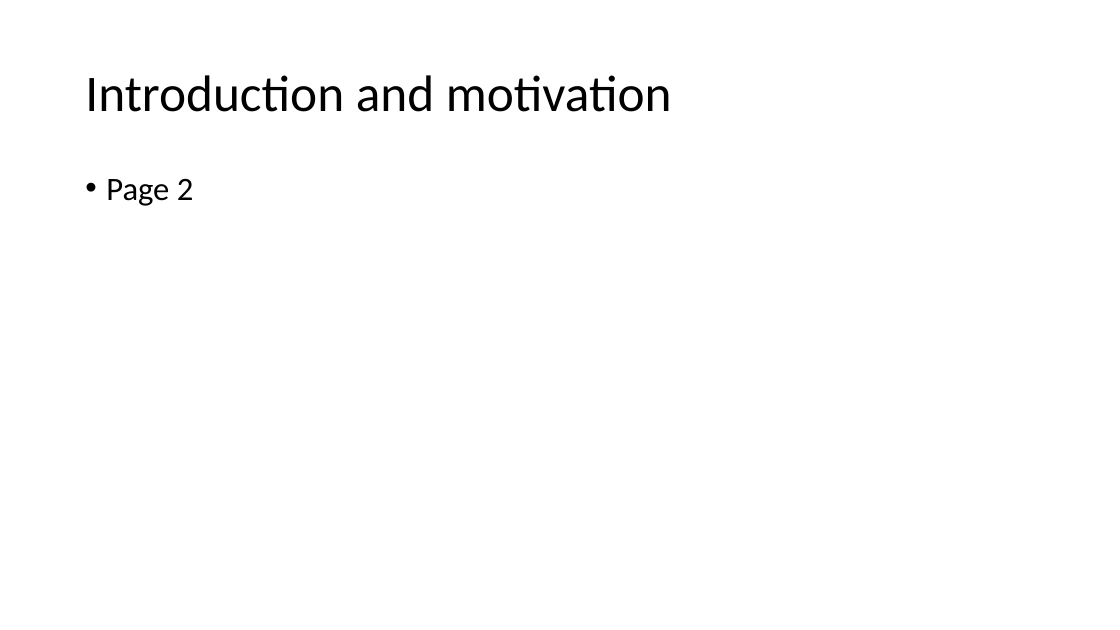
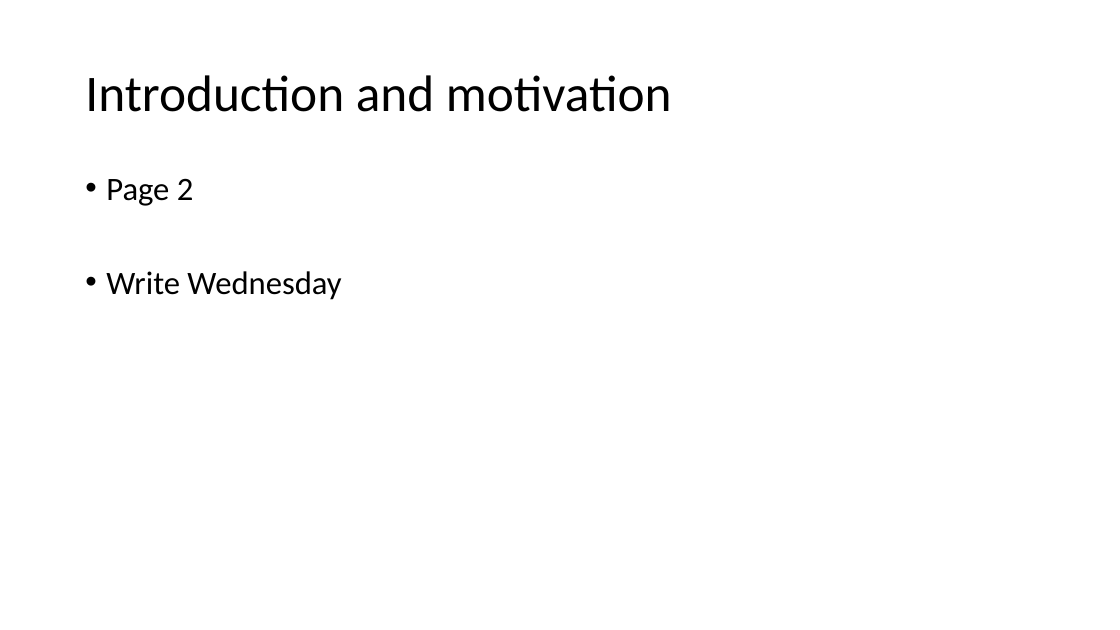
Before and after one commit to GitStephanFleig/SDS, a slide deck: slide 3 of Exam project_SDS.pptx. Drawn at 1120x630 pixels with LibreOffice and Linux fonts; fonts in the diff are those of the drawing. Boxes give left, top, right and bottom in pixels: in the first picture for what was removed or moved away, otherwise in the second. Text is boxed around its words. In the diff, an @@ line names an element or a change of style, - is before the commit and + after.

```diff
--- a/Exam project_SDS.pptx
+++ b/Exam project_SDS.pptx
@@ text at [106, 271, 341, 300]: paragraph added @@
+• Write Wednesday
```
Also in this commit, not shown: 3 other slides changed.
